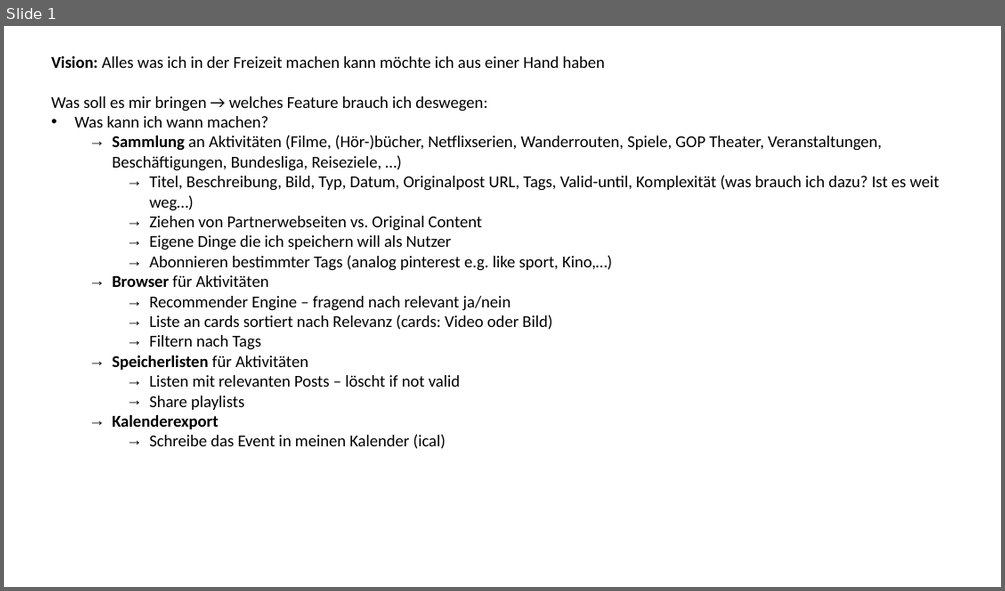
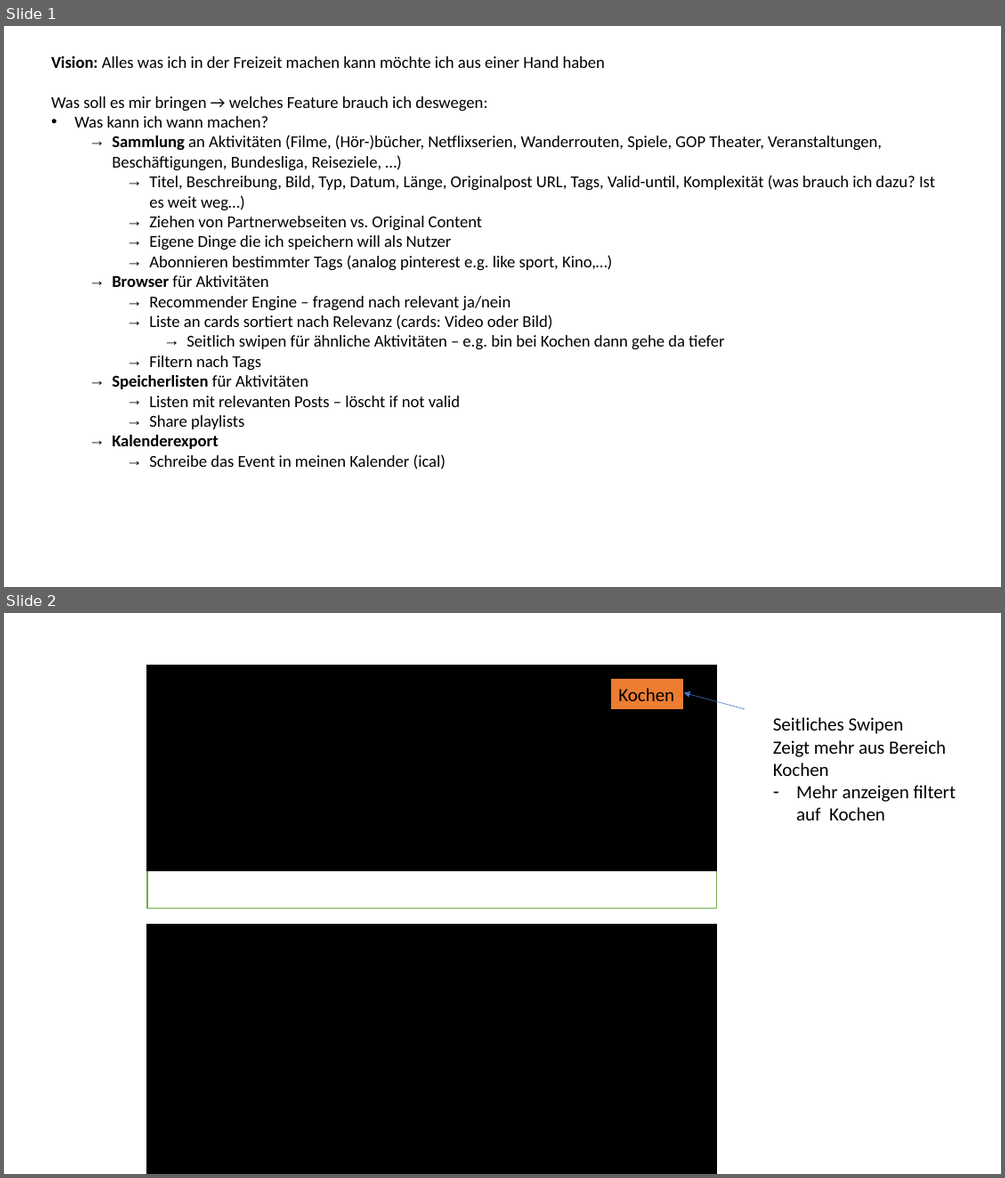
Before and after one commit to arturmrowca/sarvo-next, a slide deck: activity_database/1_concept/Product.pptx. Shown one above the other, each under a label of ours: slide 1 before the commit, slides 1 and 2 after it. The pictures are 1005x591 and 1005x1178 pixels, drawn with LibreOffice and Linux fonts; fonts in the diff are those of the drawing. Boxes give left, top, right and bottom in pixels: in the first picture for what was removed or moved away, otherwise in the second. Text is boxed around its words. In the diff, an @@ line names an element or a change of style, - is before the commit and + after.

```diff
--- a/activity_database/1_concept/Product.pptx
+++ b/activity_database/1_concept/Product.pptx
@@ slide 2 added at [4, 613, 1001, 1174], background #FFFFFF @@
@@ rectangle added at [147, 666, 718, 908], fill #FFFFFF, outline #70AD47 1 pt @@
@@ rectangle added at [147, 666, 718, 871], fill #000000, outline #000000 1 pt @@
@@ rectangle added at [611, 679, 683, 709], fill #ED7D31, 18 pt, text #000000 @@
+Kochen
@@ arrow added from (744, 709) to (684, 693), #4472C4 0.5 pt @@
@@ text added at [773, 717, 955, 820], 18 pt, text #000000 @@
+Seitliches Swipen
+Zeigt mehr aus Bereich
+Kochen
+– Mehr anzeigen filtert auf Kochen
@@ rectangle added at [147, 925, 718, 1174], fill #000000, outline #000000 1 pt @@
@@ slide 1 changed as well @@
@@ text at [149, 175, 935, 211]: text changed @@
-    → Titel, Beschreibung, Bild, Typ, Datum, Originalpost URL, Tags, Valid-until, Komplexität (was brauch ich dazu? Ist es weit weg…)
+    → Titel, Beschreibung, Bild, Typ, Datum, Länge, Originalpost URL, Tags, Valid-until, Komplexität (was brauch ich dazu? Ist es weit weg…)
@@ text at [186, 335, 724, 350]: paragraph added @@
+      → Seitlich swipen für ähnliche Aktivitäten – e.g. bin bei Kochen dann gehe da tiefer
```
Also in this commit, not shown: 13 other files.
